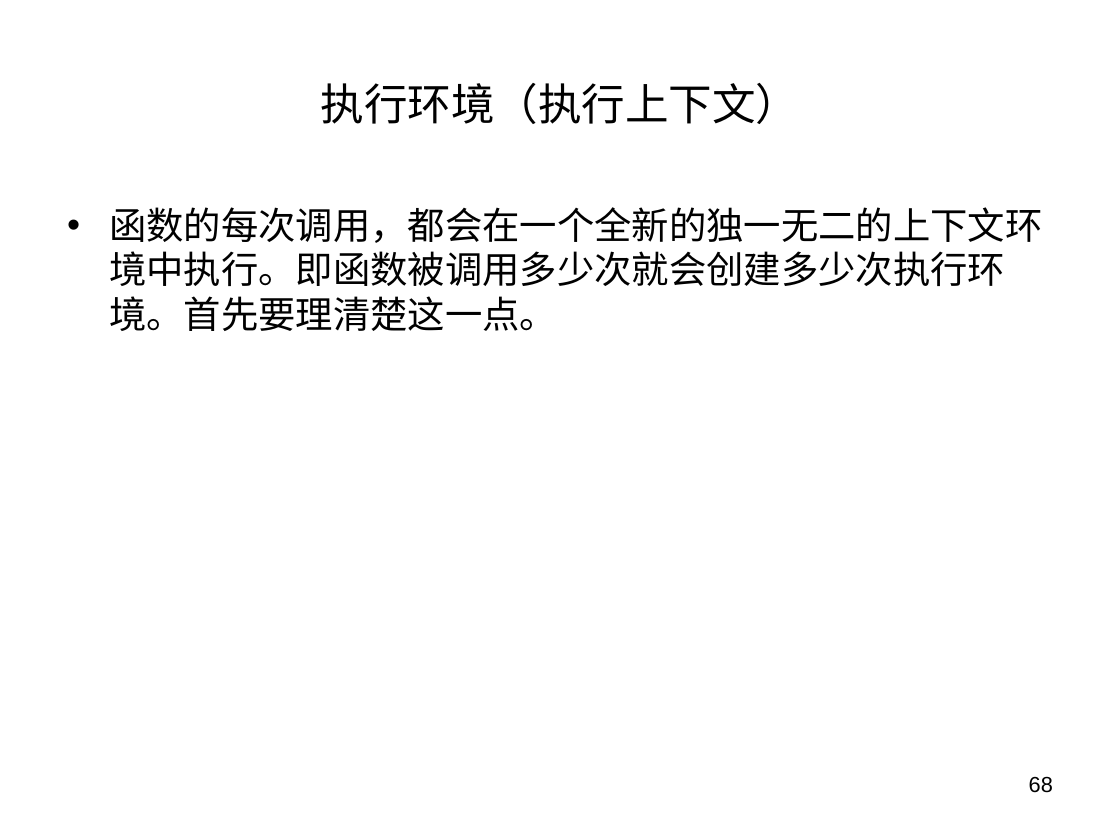
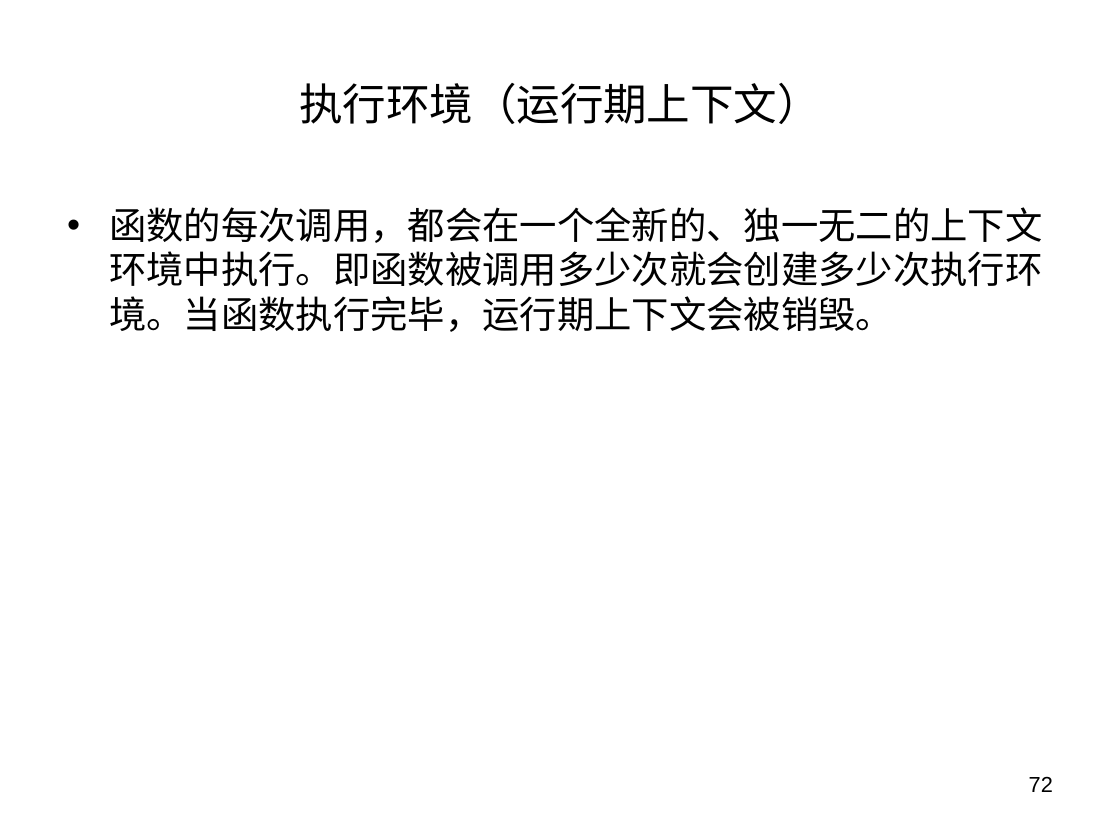
Before and after one commit to panxuepeng/javascript, a slide deck: slide 72 of ppt/第二天课程.ppt (slide 68 before the commit). Drawn at 1120x840 pixels with LibreOffice and Linux fonts; fonts in the diff are those of the drawing. Boxes give left, top, right and bottom in pixels: in the first picture for what was removed or moved away, otherwise in the second. Text is boxed around its words. In the diff, an @@ line names an element or a change of style, - is before the commit and + after.

```diff
--- a/ppt/第二天课程.ppt
+++ b/ppt/第二天课程.ppt
@@ title at [299, 83, 821, 124]: text changed @@
-执行环境（执行上下文）
+执行环境（运行期上下文）
@@ text at [109, 207, 1042, 332]: text changed @@
-• 函数的每次调用，都会在一个全新的独一无二的上下文环境中执行。即函数被调用多少次就会创建多少次执行环境。首先要理清楚这一点。
+• 函数的每次调用，都会在一个全新的、独一无二的上下文环境中执行。即函数被调用多少次就会创建多少次执行环境。当函数执行完毕，运行期上下文会被销毁。
@@ page number at [1029, 776, 1053, 792]: text changed @@
-68
+72
```
Also in this commit, not shown: 31 other slides changed, 23 slides added, 5 slides removed, 8 other files.
